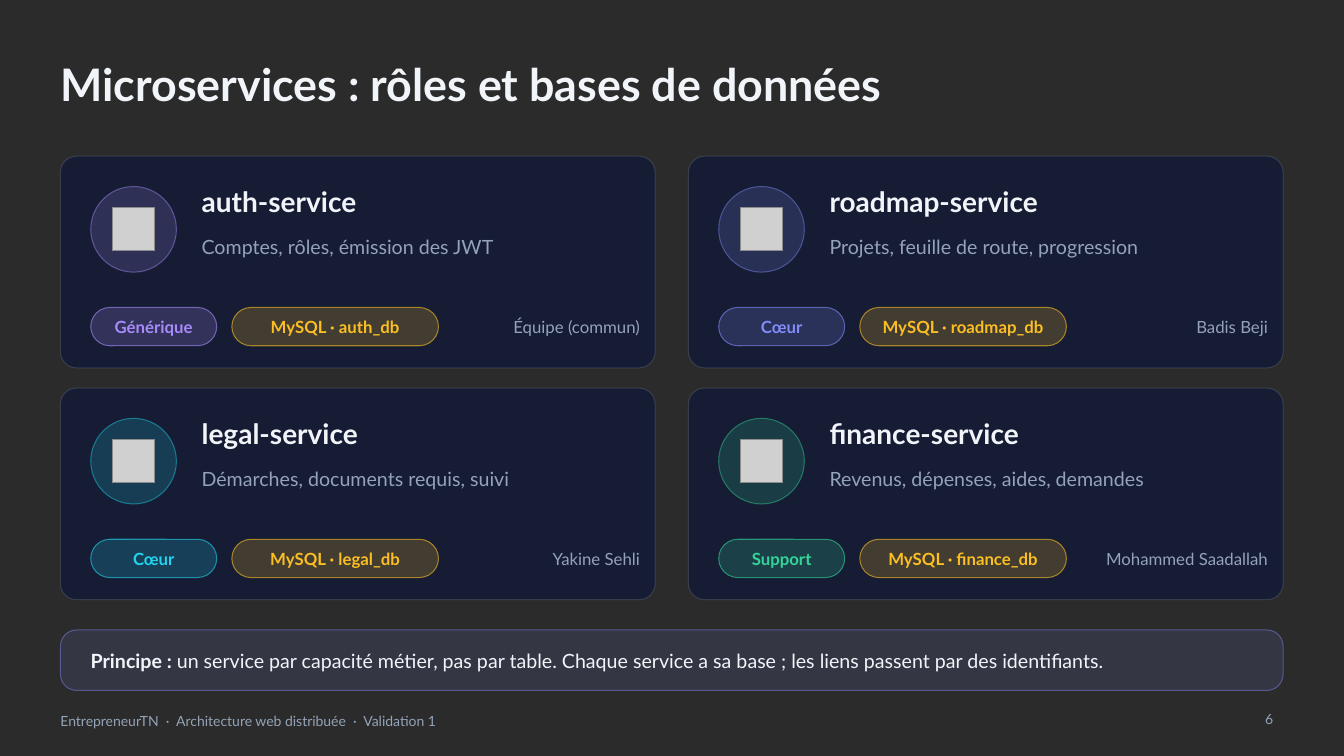
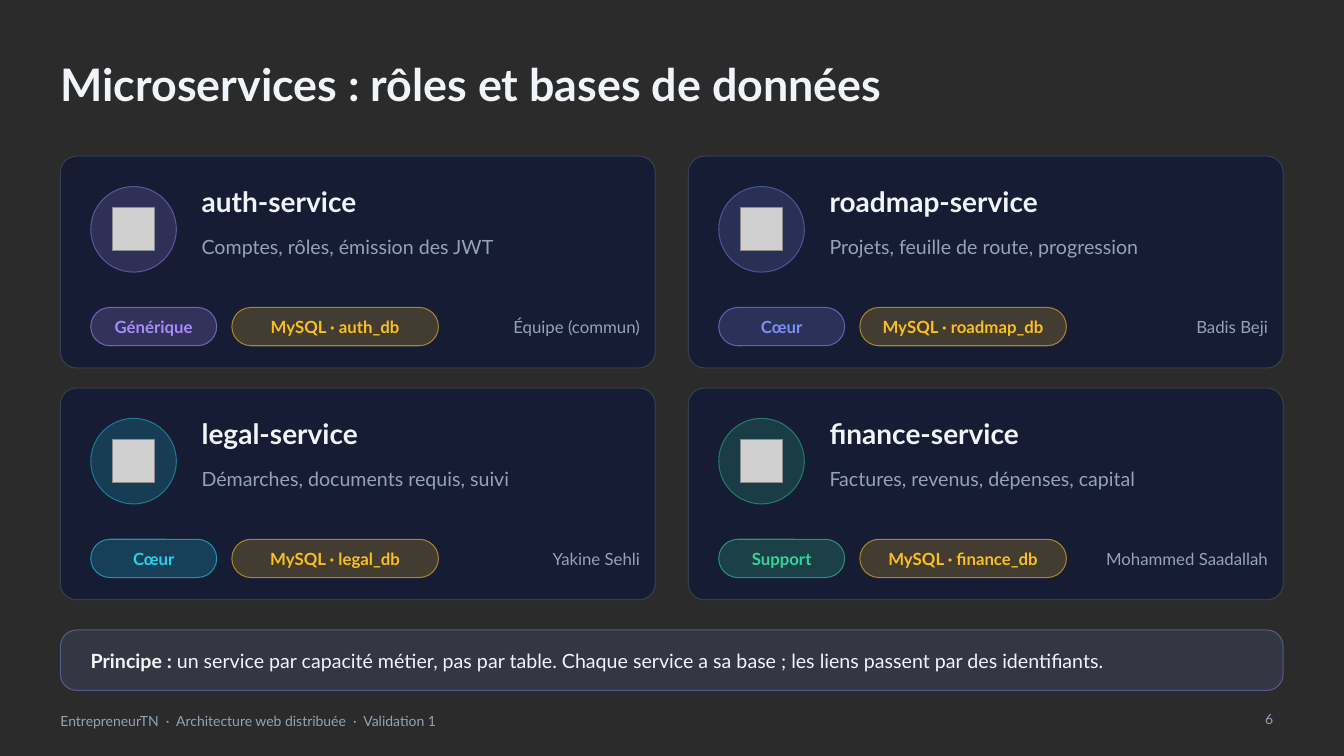
Before and after one commit to BadisBeji/EntrepreneurTN-4SSA10, a slide deck: slide 6 of Documentation/Presentation/Presentation_EntrepreneurTN.pptx. Drawn at 1344x756 pixels with LibreOffice and Linux fonts; fonts in the diff are those of the drawing; grey boxes stand for pictures; background and template pictures are left out; a plain dark background stands for a picture behind light text. Boxes give left, top, right and bottom in pixels: in the first picture for what was removed or moved away, otherwise in the second. Text is boxed around its words. In the diff, an @@ line names an element or a change of style, - is before the commit and + after.

```diff
--- a/Documentation/Presentation/Presentation_EntrepreneurTN.pptx
+++ b/Documentation/Presentation/Presentation_EntrepreneurTN.pptx
@@ text at [830,471,1135,490]: text changed @@
-Revenus, dépenses, aides, demandes
+Factures, revenus, dépenses, capital
```
Also in this commit, not shown: 7 other slides changed, 13 other files.
